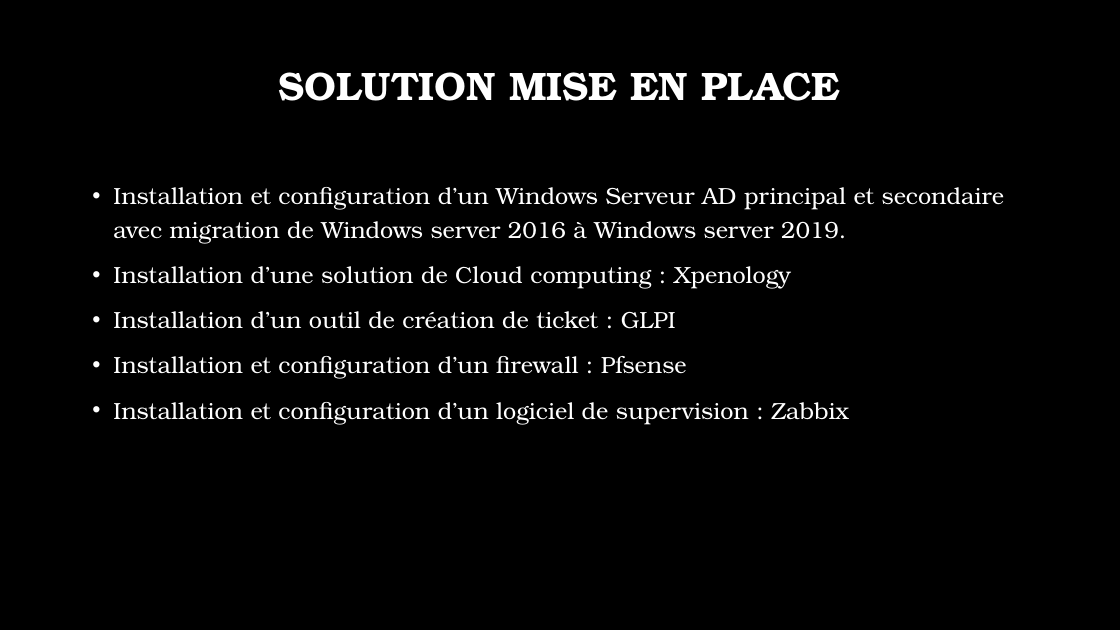
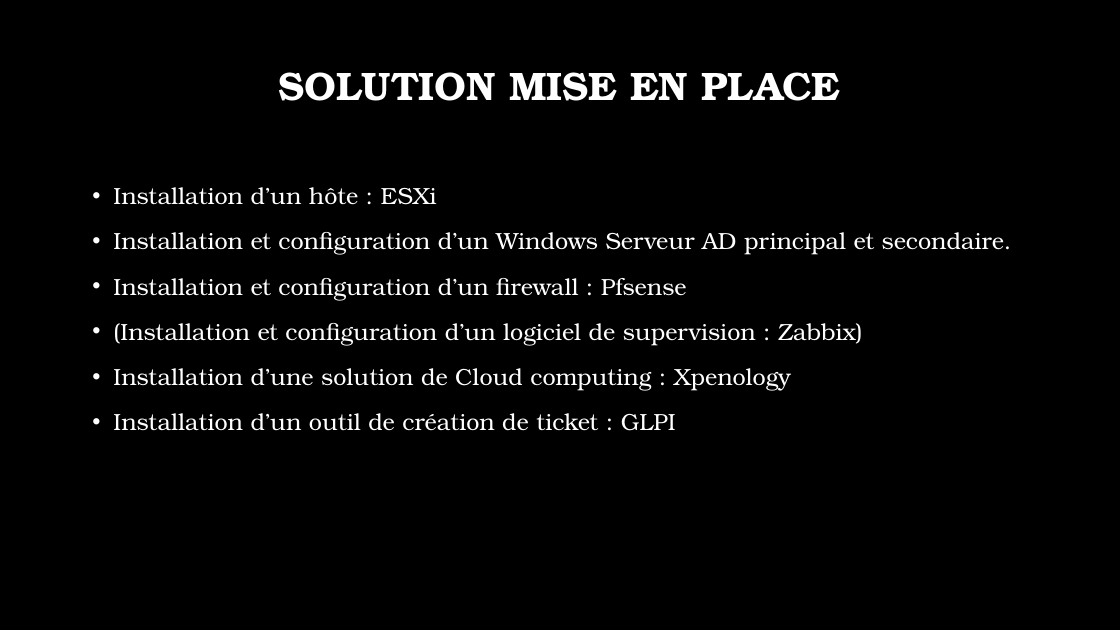
Before and after one commit to TheSunnyBoy93/3rdyear-ELSAJI-PA, a slide deck: slide 8 of Etapes/ESGI PA FINALE GroupeMyGes9.pptx (slide 11 before the commit). Drawn at 1120x630 pixels with LibreOffice and Linux fonts; fonts in the diff are those of the drawing; background and template pictures are left out. Boxes give left, top, right and bottom in pixels: in the first picture for what was removed or moved away, otherwise in the second. Text is boxed around its words. In the diff, an @@ line names an element or a change of style, - is before the commit and + after.

Commit message:
Ajout de la doc ESX, du plan réseaux. Mise a jour de la présentation finale. Changement du nom d'un fichier

```diff
--- a/Etapes/ESGI PA FINALE GroupeMyGes9.pptx
+++ b/Etapes/ESGI PA FINALE GroupeMyGes9.pptx
@@ text at (113, 187, 1012, 345): text changed @@
-• Installation et configuration d’un Windows Serveur AD principal et secondaire avec migration de Windows server 2016 à Windows server 2019.
+• Installation d’un hôte : ESXi
+• Installation et configuration d’un Windows Serveur AD principal et secondaire.
+• Installation et configuration d’un firewall : Pfsense
+• (Installation et configuration d’un logiciel de supervision : Zabbix)
@@ text at (113, 356, 849, 424): paragraphs removed @@
-• Installation et configuration d’un firewall : Pfsense
-• Installation et configuration d’un logiciel de supervision : Zabbix
```
Also in this commit, not shown: 1 other slide changed, 1 slide added, 4 slides removed, 3 other files.
